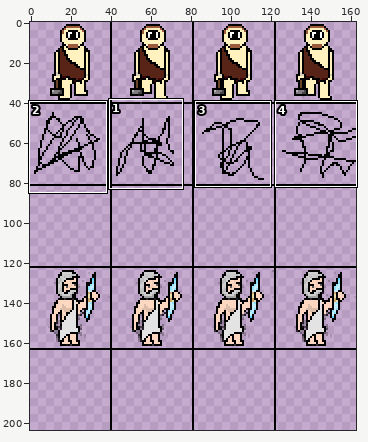
One commit to this sprite sheet: art.png. Above: a wide view before the commit, with the close-up outlined.
Close-up. Before the commit:
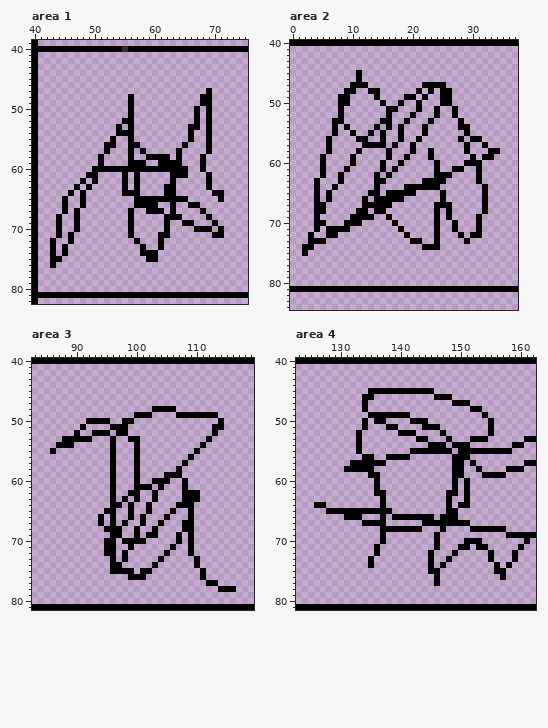
The file is 163x204 pixels. Pixels under 10% opacity are left out. Colours within 5 levels of each other are drawn and written as one. Shown: area 1: x 40..75, y 39..82; area 2: x 0..37, y 40..84; area 3: x 83..119, y 40..81; area 4: x 123..162, y 40..81.
Now the later version:
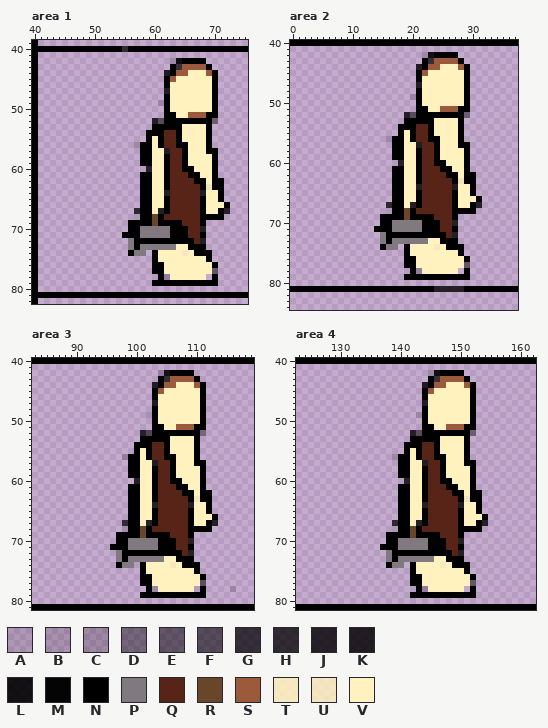
Palette (. is transparent): A #0000001b  B #00000025  C #00000032  D #00000067  E #00000080  F #0000008f  G #000000b9  H #000000bf  J #000000cd  K #000000d3  L #000000e6  M #000000f9  N #000000  P #807a80  Q #572417  R #694529  S #9c5a3c  T #fef1bedf  U #fff2bfd3  V #fff2bf
What changed:
Changed rows in their new state; - is an unchanged pixel.
Area 1:
first column x 43:
42 --------------------CLNNNN----
43 --------------------NGSSSSN---
44 -------------------KNSSVVVSN--
45 -------------------NSVVVVVVN--
46 -------------------MVVVVVVVN--
47 -------------------KVVVVVVVN--
48 -------------.-----NVVVVVVVN--
49 -------------.----BNVVVVVVVN--
50 -------------.-----NVVVVVVVN--
51 -------------.-----NNVVSSS-N--
52 ------------..---JFNNNNN-N-D--
53 -----------.-.---NNNNNVVVV----
54 -----------...--NNNQQNVVVV----
55 ----------.--.--NVNQQNVVVV----
56 ---------..--.CNNVNQQN-VVV----
57 ---------.---.--NVVKQQNVVV-N--
58 --------.----.-N-VVMQQNVVVVN--
59 --------.----..-NVV-QQNVVVVN--
60 -------.........JVV-QQ-NVVVN--
61 ------..----.-.NNVVNQQQNNVVN--
62 -----.-.----.-.NNVVNQQQQNNVNN-
63 ----.-.-----.-.NNVV-QQQQQMUNN-
64 ---.-.------...NNVVJQQQQQKVV--
65 --.--.--------.--VV-QQQQQNVV--
66 --.--.--------.--VVNQQQQQNVVVN
67 --.-.--------.HN-VJNQQQQQ-VVNJ
68 -.--.--------.ANNRNQQQQQQN-NN-
69 -.--.---------NNNRN-NNQQQN-.--
70 -.--.---------NPPPPPNNNQQJ.-.-
71 -.-.--------N-NPPPPPNNNQQN-..-
72 .--.---------P-NNN-NNNNNQJ----
73 .-.----------PNPPPPPPVVNNN----
74 .-.----------NPP.-VVVVTVNNN---
75 ..--------------.-VVVVVVVVN---
76 .----------------NNVVVVVVVVN--
77 -----------------NNVVVVVVVVE--
78 ------------------NCVVVVVV-N--
79 -----------------NNNNNNNNNNN--
Area 2:
first column x 2:
42 --------------------CLNNNN-------
43 --------------------NGSSSSN------
44 -------------------KNSSVVVSN-----
45 ---------.---------NSVVVVVVN-----
46 ---------.---------MVVVVVVVN-----
47 --------...--------KVVVVVVVN-----
48 -------..--..-------VVVVVVVN-----
49 ------..----.----.BNVVVVVVVN-----
50 ------..-----.--.---VVVVVVVN-----
51 ------.-------..----NVVSSSNN-----
52 ------.-------.--JFNNN-NN-ND-----
53 -----..------..---NNN-VVVV-------
54 -----.-.----.-.--NNQQNVVVV-.-----
55 -----.--.--.-.---VNQQNVVVVN.-----
56 ----.----..--.CN-VNQQNNVVV--..---
57 ----.-----....--NVVKQQNVVVN---.--
58 ----.----.----.NNVVMQQNVVVV----..
59 ---.----.-----.NNVVNQQNVVVVN.-..-
60 ---.----.----.--JVVNQQ-NVVV-..---
61 ---.---.-----.--NVVNQQQNNVVN-.---
62 ---.--.-----.-.NNVVNQQQQ-NVNN.---
63 --.---.-----..-NNVVNQQQQQMUNN.---
64 --.--.------.--NNVVJQQQQQKVVN-.--
65 --.-.------..-.--VVNQQQQQNVVN-.--
66 --.-.-----.-...--VVNQQQQQNVVVN.--
67 --..------....HNNVJNQQQQQNVVNJ.--
68 --..-----..-..ANNRNQQQQQQNNNN-.--
69 --.-----....-N-NNRNNNNQQQN---.---
70 --..---...---NNPPPPPNN-QQJ---.---
71 --.-....----NNNPPPPPNN-QQ----.---
72 -.--..-------PNNN-NNNN-NQJ.-..---
73 -...---------PNPPPPPPVVNNN-.-----
74 ..-----------NPP-NVVVVTVNNN------
75 .----------------NVVVVVVVVN------
76 -----------------NNVVVVVVVVN-----
77 -----------------NNVVVVVVVVE-----
78 ------------------NCVVVVVV-N-----
79 -----------------NNNNNNNNNNN-----
81 ----------------------JJJJJ------
Area 3:
first column x 86:
42 ------------------CLNNNN-------
43 ------------------NGSSSSN------
44 -----------------KNSSVVVSN-----
45 -----------------NSVVVVVVN-----
46 -----------------MVVVVVVVN-----
47 -----------------KVVVVVVVN-----
48 ------------------VVVVVVVN-----
49 --------------..BNVVVVVVV-..---
50 ------....--..---NVVVVVVVN--.--
51 -----.----...----NNVVSSSNN-..--
52 ----.--...-..--JFNNNNNNNND-.---
53 --.....---.--..NNNNNVVVVN-.----
54 -...------.----NNQQNVVVVN.-----
55 .---------.----VNQQNVVVV-------
56 ----------.-CN-VNQQNNVVVN------
57 ----------.--N-VVKQQNVVVNN-----
58 ----------.--N-VVMQQNVVVVN-----
59 ----------.--N-VVNQQ-VVVVN-----
60 ----------.---JVV-QQNNVVVN-----
61 ----------.--N-VVNQQQN-VVN-----
62 ----------.----VV-QQQQ--VNN----
63 ----------.-.N-VV-QQQQQMUNN----
64 ----------..--NVVJQQQQQKVVN----
65 ---------..---NVVNQQQQQ-VVN----
66 --------.-.---NVVNQQQQQ-VVVN---
67 --------.-.-HNNVJNQQQQQ-VVNJ---
68 ---------...AN-RNQQQQQQ-NNN----
69 ----------.-NN-R--NNQQQ--------
70 ---------..N-PPPPPNNNQQJ-------
71 ---------.-NNPPPPPNN-QQ--------
72 ---------..P-NNNNNN-NNQJ-------
73 ----------.P-PPPPPPVVNNN.------
74 ----------.-PP-NVVVVTVNN-------
75 ----------....--VVVVVVVVN.-----
76 -------------..-NVVVVVVVV------
77 ---------------NNVVVVVVVVE..---
78 ----------------NCVVVVVV-N--..B
79 ---------------NNNNNNNNNNN-----
Area 4:
first column x 126:
42 -------------------CLNNNN------------
43 -------------------NGSSSSN-----------
44 ------------------KNSSVVVSN----------
45 ---------.........-SVVVVVVN----------
46 --------..--------MVVVVVVVN----------
47 --------.---------KVVVVVVVN----------
48 --------.---------NVVVVVVV-.---------
49 ---------.......-BNVVVVVVVN-.--------
50 --------.-..----..-VVVVVVVN--.-------
51 --------.---..------VVSSSNN--.-------
52 -------.------..JFNNN-NNNND--.-------
53 -------.--------N--NNVVVVN...------..
54 -------.-------NNNQQ-VVVV--------..--
55 -------.-------NV-QQ-VVVV-.......----
56 --------..--.C--VNQQNNVVV------------
57 ------......--NNVVKQQNVVVN---------..
58 -----.....----NNVVMQQNVVVVN.----...--
59 ---------..---NNVVNQQNVVVVN-....-----
60 ----------.----JVVNQQNNVVVN----------
61 ----------.---NNVVNQQQN-VVN----------
62 ----------..--NNVVNQQQQ-NVNN---------
63 -----------.--NNVVNQQQQQMUNN---------
64 ..---------.--NNVVJQQQQQKVVN---------
65 --...........-NNVVNQQQQQNVVN---------
66 -----...---.-.--VV-QQQQQNVVVN--------
67 --------....-HNNVJ-QQQQQ-VVNJ--------
68 -----------..A--R-QQQQQQNN--....-----
69 -----------.NNNNRNNN-QQQN-------.....
70 -----------.NNPPPPPN-NQQJ...-------.-
71 ----------.NNNPPPPPN-NQQ-.-..-----.--
72 ----------.-PNNNNNN-NNNQJ----.---.---
73 ---------.--PNPPPPPPVV-NN----.---.---
74 ---------.--NPP-NVVVVTVNNN----.-.----
75 ----------------NVVVVVVVVN----..-----
76 ----------------NNVVVVVVVVN----.-----
77 ----------------NNVVVVVVVVE----------
78 -----------------NCVVVVVV-N----------
79 ----------------NNNNNNNNNNN----------
Where, in picture pixels (left, top, right, bottom), the same in both close-ups:
changed: (50, 58, 230, 286)
changed: (302, 52, 500, 292)
changed: (50, 370, 236, 598)
changed: (314, 370, 536, 598)
